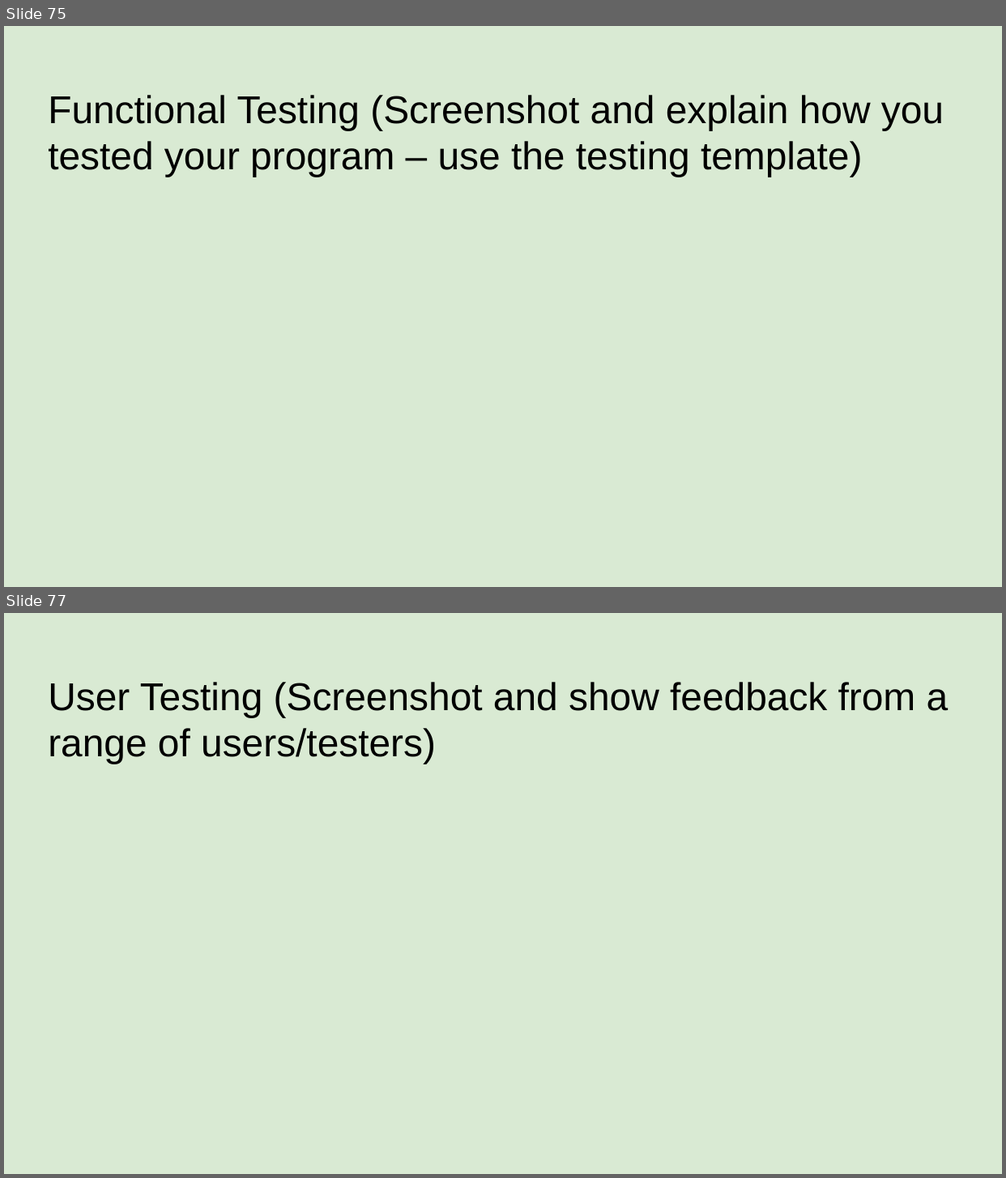
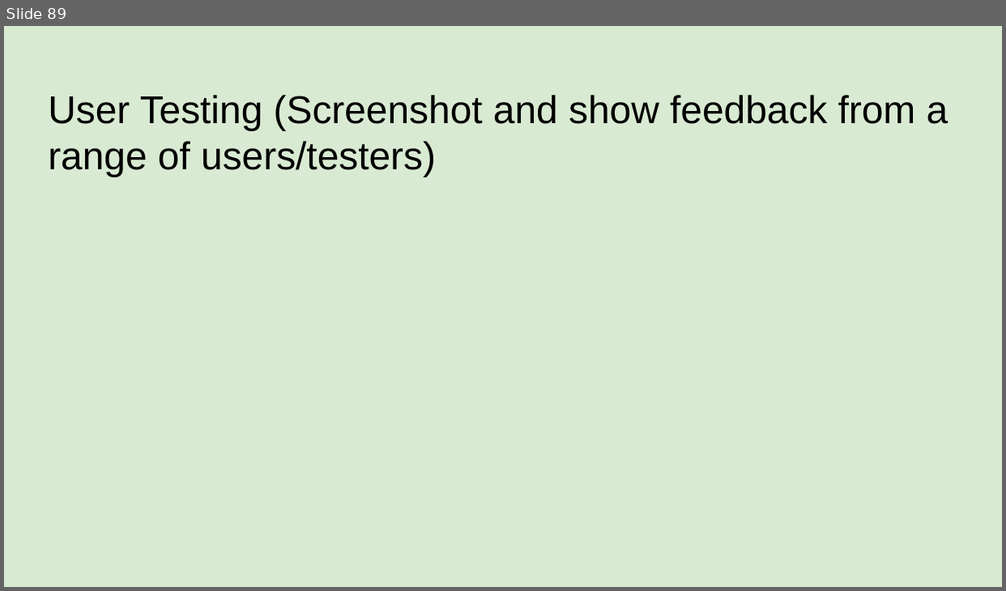
Before and after one commit to danettp/ds_nuts_bot, a slide deck: Danett Pepito - 000_91896 _ 91897 Documentation - 2150400 (Git).pptx. Shown one above the other, each under a label of ours: slides 75 and 77 before the commit, slide 89 after it; the slides between them are not shown. The pictures are 1006x1178 and 1006x591 pixels, drawn with LibreOffice and Linux fonts; fonts in the diff are those of the drawing. Boxes give left, top, right and bottom in pixels: in the first picture for what was removed or moved away, otherwise in the second. Text is boxed around its words. In the diff, an @@ line names an element or a change of style, - is before the commit and + after.

```diff
--- a/Danett Pepito - 000_91896 _ 91897 Documentation - 2150400 (Git).pptx
+++ b/Danett Pepito - 000_91896 _ 91897 Documentation - 2150400 (Git).pptx
@@ slide 75 removed at <box>4,26,1002,587</box>, background #D9EAD3 @@
@@ title removed at <box>48,95,944,177</box> @@
-Functional Testing (Screenshot and explain how you tested your program – use the testing template)
@@ what was slide 77 is now slide 89 @@
```
Also in this commit, not shown: 72 slides changed, 15 slides added, 2 other slides removed, 3 other files.
